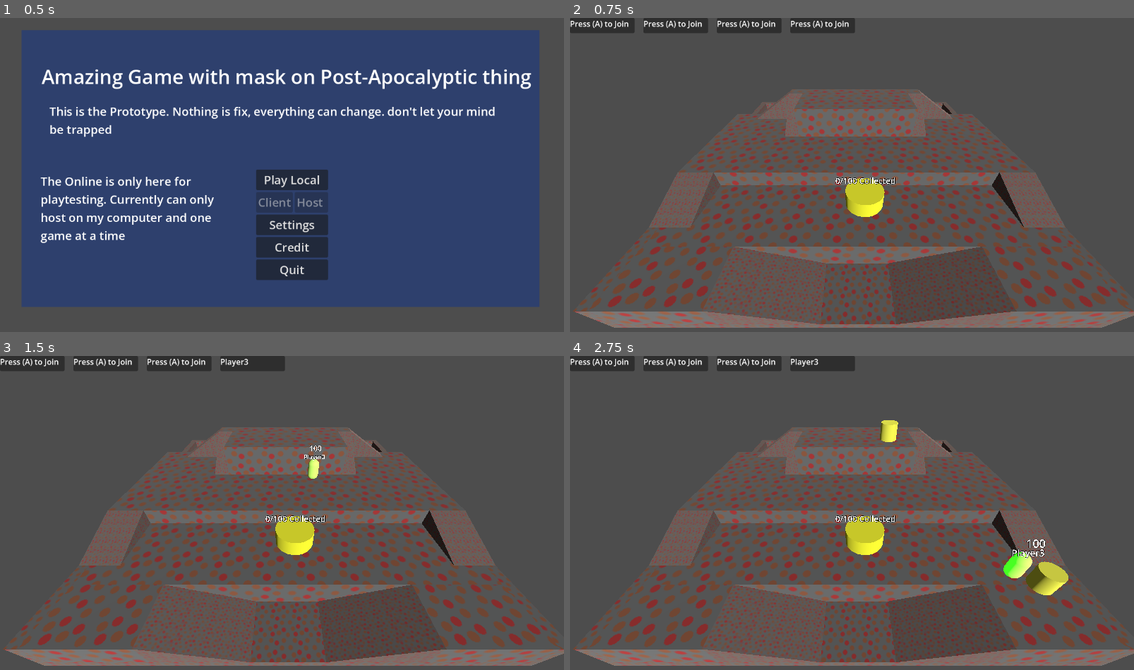
Above: before the commit, frames 1-4 (two rows, left to right).
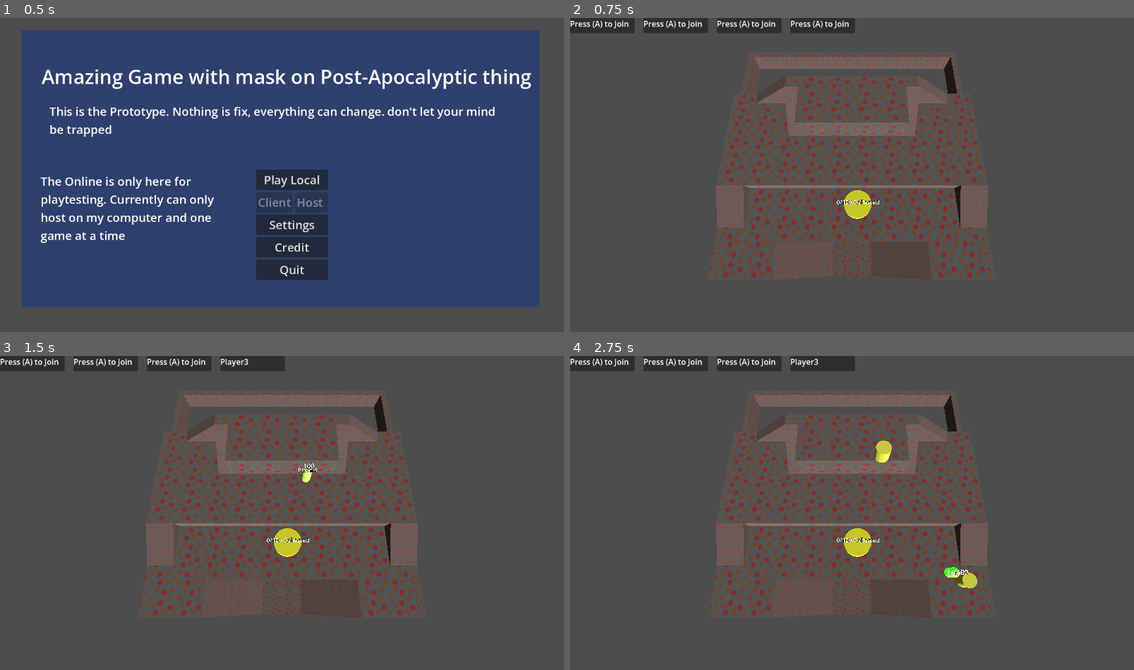
Above: after the commit, the same moments.

Repository: icvara/GGJ26
Game: Godot game, scene res://Menu/Landing_menu.tscn
Two runs of this game, one before a commit and one after it. Both use one fixed random seed, a clock stepped at 60 frames per second and the inputs below.
Inputs:
- Up to frame 1 (0.5 s): no input
- Up to frame 2 (0.75 s): click "Play Local" at 0.5 s
- Up to frame 3 (1.5 s): tap A (move_left) at 1.25 s; hold D (move_right) from 1.28 s (still down); hold Enter (join_game) from 1.28 s (still down)
- Up to frame 4 (2.75 s): tap A (move_left) at 2 s; release D (move_right) at 2.03 s; release Enter (join_game) at 2.03 s; hold S (move_down) from 2.03 s (still down); tap Enter (join_game) at 2.1 s

Frame 1 is identical in both runs. In frame 2, 25% of the frame differs, in the area x 0-100%, y 11-99%; in frame 3, 25%; in frame 4, 26%.

Commit message:
rename infection node

Diff:
--- a/godot-ggj-26/Player/player.tscn
+++ b/godot-ggj-26/Player/player.tscn
@@ -25,34 +25,34 @@
 properties/2/spawn = true
 properties/2/replication_mode = 1
 
-[node name="Player" type="CharacterBody3D" unique_id=1871022311 groups=["players"]]
+[node name="Player" type="CharacterBody3D" groups=["players"]]
 transform = Transform3D(0.7, 0, 0, 0, 0.7, 0, 0, 0, 0.7, 0, 0, 0)
 script = ExtResource("1_l8h54")
 
-[node name="CollisionShape3D" type="CollisionShape3D" parent="." unique_id=311908127]
+[node name="CollisionShape3D" type="CollisionShape3D" parent="."]
 shape = SubResource("CapsuleShape3D_hvfyp")
 
-[node name="MeshInstance3D" type="MeshInstance3D" parent="." unique_id=1213607093]
+[node name="MeshInstance3D" type="MeshInstance3D" parent="."]
 mesh = SubResource("CapsuleMesh_4ntmi")
 
-[node name="Area3D" type="Area3D" parent="." unique_id=875878613]
+[node name="Area3D" type="Area3D" parent="."]
 
-[node name="CollisionShape3D" type="CollisionShape3D" parent="Area3D" unique_id=671589024]
+[node name="CollisionShape3D" type="CollisionShape3D" parent="Area3D"]
 shape = SubResource("CapsuleShape3D_l8h54")
 
-[node name="DebugLabel" type="Label3D" parent="." unique_id=236099951]
+[node name="DebugLabel" type="Label3D" parent="."]
 transform = Transform3D(1, 0, 0, 0, 1, 0, 0, 0, 1, 0, 2.0605302, 0)
 billboard = 1
 text = "100"
 font_size = 128
 
-[node name="Label3D_playername" type="Label3D" parent="." unique_id=1661365323]
+[node name="Label3D_playername" type="Label3D" parent="."]
 transform = Transform3D(1, 0, 0, 0, 1, 0, 0, 0, 1, 0, 1.25, 0)
 billboard = 1
 text = "Yes"
 font_size = 108
 
-[node name="MultiplayerSynchronizer" type="MultiplayerSynchronizer" parent="." unique_id=315882999]
+[node name="MultiplayerSynchronizer" type="MultiplayerSynchronizer" parent="."]
 replication_config = SubResource("SceneReplicationConfig_l8h54")
 
 [connection signal="body_entered" from="Area3D" to="." method="_on_area_3d_body_entered"]
--- a/godot-ggj-26/Player/player_manager.gd
+++ b/godot-ggj-26/Player/player_manager.gd
@@ -36,6 +36,7 @@
 func infect_player_manager(p):
 	var newinfection = infection.instantiate()
 	if newinfection.infect_player(p):
+		newinfection.name = "infection"
 		p.add_child(newinfection)
 
 @rpc("any_peer","call_local")
--- a/godot-ggj-26/main_game.tscn
+++ b/godot-ggj-26/main_game.tscn
@@ -19,43 +19,43 @@
 ambient_light_energy = 5.0
 volumetric_fog_enabled = true
 
-[node name="Main_Game" type="Node3D" unique_id=451191525]
+[node name="Main_Game" type="Node3D"]
 
-[node name="WorldEnvironment" type="WorldEnvironment" parent="." unique_id=326488340]
+[node name="WorldEnvironment" type="WorldEnvironment" parent="."]
 environment = SubResource("Environment_ihbon")
 
-[node name="Camera3D" type="Camera3D" parent="." unique_id=869746159]
-transform = Transform3D(1, 0, 0, 0, 0.7660445, 0.6427876, 0, -0.6427876, 0.7660445, -0.25, 10, 12.5)
+[node name="Camera3D" type="Camera3D" parent="."]
+transform = Transform3D(1, 0, 0, 0, 0.28705966, 0.95791274, 0, -0.95791274, 0.28705966, 0, 17.482796, 7.250724)
 
-[node name="Game_manager" parent="." unique_id=776074262 node_paths=PackedStringArray("player_mangement", "HUD", "BaseCamp") instance=ExtResource("3_dugkq")]
+[node name="Game_manager" parent="." node_paths=PackedStringArray("player_mangement", "HUD", "BaseCamp") instance=ExtResource("3_dugkq")]
 player_mangement = NodePath("../Player_manager")
 HUD = NodePath("../HUD")
 BaseCamp = NodePath("../Base")
 
-[node name="Player_manager" parent="." unique_id=2086727439 instance=ExtResource("4_2pltu")]
+[node name="Player_manager" parent="." instance=ExtResource("4_2pltu")]
 transform = Transform3D(1, 0, 0, 0, 1, 0, 0, 0, 1, 0, 3.7631774, 0)
 player_scene = ExtResource("2_yx7mw")
 infection = ExtResource("5_4srsv")
 
-[node name="HUD" parent="." unique_id=602708479 instance=ExtResource("5_f52ns")]
+[node name="HUD" parent="." instance=ExtResource("5_f52ns")]
 
-[node name="DirectionalLight3D" type="DirectionalLight3D" parent="." unique_id=1334538121]
+[node name="DirectionalLight3D" type="DirectionalLight3D" parent="."]
 transform = Transform3D(0.7951772, 0.49415216, 0.3514353, -0.60637707, 0.64801025, 0.4608574, 0, -0.57956564, 0.81492555, 0, 0, 0)
 
-[node name="Mask" parent="." unique_id=1881364741 instance=ExtResource("6_2pltu")]
+[node name="Mask" parent="." instance=ExtResource("6_2pltu")]
 transform = Transform3D(1, 0, 0, 0, 1, 0, 0, 0, 1, -6.261156, 1.2557755, 0)
 
-[node name="Atmosphere" type="AudioStreamPlayer" parent="." unique_id=789244797]
+[node name="Atmosphere" type="AudioStreamPlayer" parent="."]
 stream = ExtResource("7_f52ns")
 volume_db = -5.0
 autoplay = true
 
-[node name="Base" parent="." unique_id=513359015 instance=ExtResource("8_l5ukw")]
+[node name="Base" parent="." instance=ExtResource("8_l5ukw")]
 transform = Transform3D(1, 0, 0, 0, 1, 0, 0, 0, 1, 0.41083288, 2.132377, 4.853577)
 
-[node name="World_map_v2" parent="." unique_id=1930803997 instance=ExtResource("9_mf81u")]
+[node name="World_map_v2" parent="." instance=ExtResource("9_mf81u")]
 
-[node name="RNGobjectOnMap" parent="." unique_id=1498846755 instance=ExtResource("10_02kkc")]
+[node name="RNGobjectOnMap" parent="." instance=ExtResource("10_02kkc")]
 transform = Transform3D(1, 0, 0, 0, 1, 0, 0, 0, 1, 0, 7, 2.5)
 grid_size = Vector3i(10, 1, 7)
 cell_size = 1.0
Not shown: 1 places in godot-ggj-26/Maps/world_map_v_2.tscn that only renumber resources
Not shown: 1 places in godot-ggj-26/Menu/player_connection_menu.tscn that only renumber resources
Not shown: 1 places in godot-ggj-26/Player/player.tscn that only renumber resources
Not shown: 2 places in godot-ggj-26/main_game.tscn that only renumber resources
